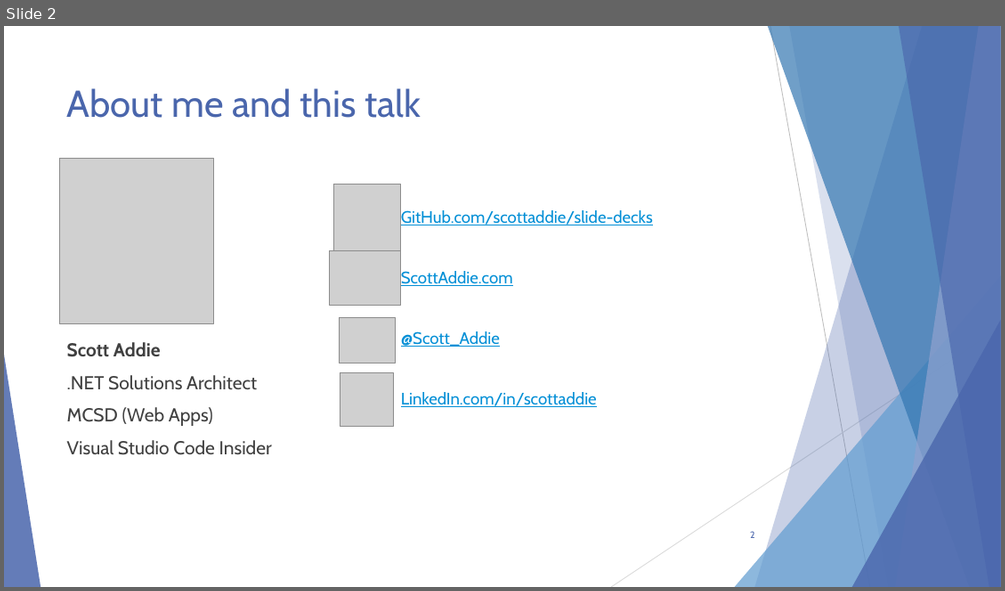
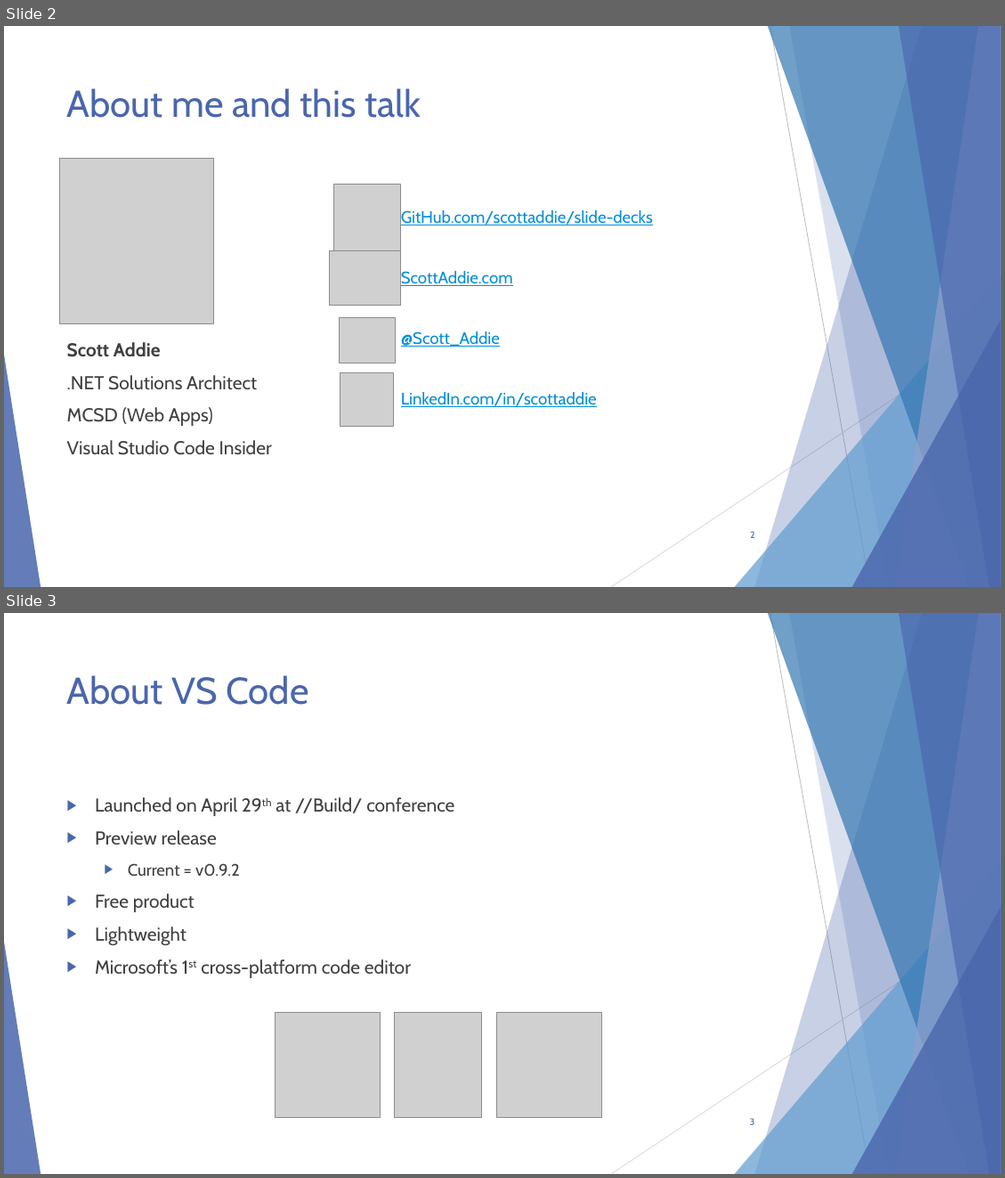
Before and after one commit to scottaddie/slide-decks, a slide deck: Intro to JavaScript Tooling in VS Code.pptx. Shown one above the other, each under a label of ours: slide 2 before the commit, slides 2 and 3 after it. The pictures are 1005x591 and 1005x1178 pixels, drawn with LibreOffice and Linux fonts; fonts in the diff are those of the drawing; grey boxes stand for pictures. Boxes give left, top, right and bottom in pixels: in the first picture for what was removed or moved away, otherwise in the second. Text is boxed around its words. In the diff, an @@ line names an element or a change of style, - is before the commit and + after.

```diff
--- a/Intro to JavaScript Tooling in VS Code.pptx
+++ b/Intro to JavaScript Tooling in VS Code.pptx
@@ slide 3 added at bbox=[4, 613, 1001, 1174], background #FFFFFF; not listed: 10 template elements that a slide beside it also shows @@
@@ title added at bbox=[67, 675, 308, 705], 36 pt, text #4A66AC @@
+About VS Code
@@ text added at bbox=[95, 797, 454, 978], 18 pt, text #404040 @@
+▶ Launched on April 29th at //Build/ conference
+▶ Preview release
+  ▶ Current = v0.9.2
+▶ Free product
+▶ Lightweight
+▶ Microsoft’s 1st cross-platform code editor
@@ picture added at bbox=[275, 1013, 380, 1117] @@
@@ picture added at bbox=[395, 1013, 482, 1117] @@
@@ picture added at bbox=[497, 1013, 601, 1117] @@
@@ page number added at bbox=[750, 1118, 755, 1125], 9 pt, text #4A66AC @@
+3
```
Also in this commit, not shown: 1 slide changed, 1 other slide added.
